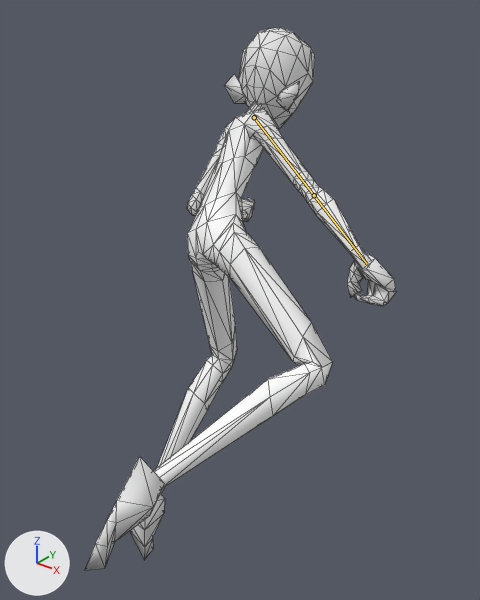
An edit to the glTF model Player/Scripts/States/angel_body_final.glb, drawn before and after from the same camera.
Both versions are drawn from a 50 mm camera at (1.26, -1.49, 1.84) aimed at (0.02, 0.06, 0.89). Arrows for +X, +Y and +Z are at lower left; the lights stay in place. The first picture is the older version. Both versions are drawn at frame 0 of the action 'vault_1.0'; the numbers are the values there. The bones that change are drawn over the model as lines. Mesh edges are drawn as thin lines.

Names of what the first picture shows: 'body', 'body_lower', 'feet', 'hands', 'head', 'lower_arm_r', 'shin_l', 'shin_r', 'thigh_l', 'thigh_r', 'upper_arm_l', 'upper_arm_r' and 2 more.
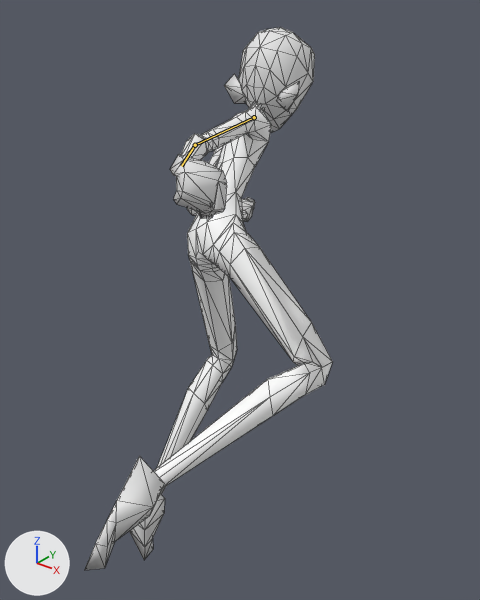
Where the change shows, as pixel boxes (x1, y1, x2, y2) in the pictures (480 x 600 px):
'hands', posed
    before: (241, 197, 396, 306)
    after: (170, 154, 255, 222)
'upper_arm_r', posed
    before: (244, 112, 319, 198)
    after: (201, 106, 272, 152)
'body', posed
    before: (200, 108, 267, 207)
    after: (215, 134, 268, 198)
'lower_arm_r', posed
    before: (305, 187, 371, 269)
    after: (181, 134, 208, 160)
'clavicles', posed (not visible before)
    after: (256, 106, 270, 122)
bone 'upper_arm.R', root to tip
    before: (254, 117) to (314, 195)
    after: (254, 117) to (195, 145)
bone 'forearm.R', root to tip
    before: (314, 195) to (367, 264)
    after: (195, 145) to (181, 166)

The edits, one by one:
Bone 'upper_arm.R' (bone_upper_arm_r) turns from (-59, -13, -23) to (27, 29, -47) degrees about its own x, y and z.
Bone 'forearm.R' (bone_forearm_r) turns from (5, 18, 2) to (-25, 18, 2) degrees about its own x, y and z.
